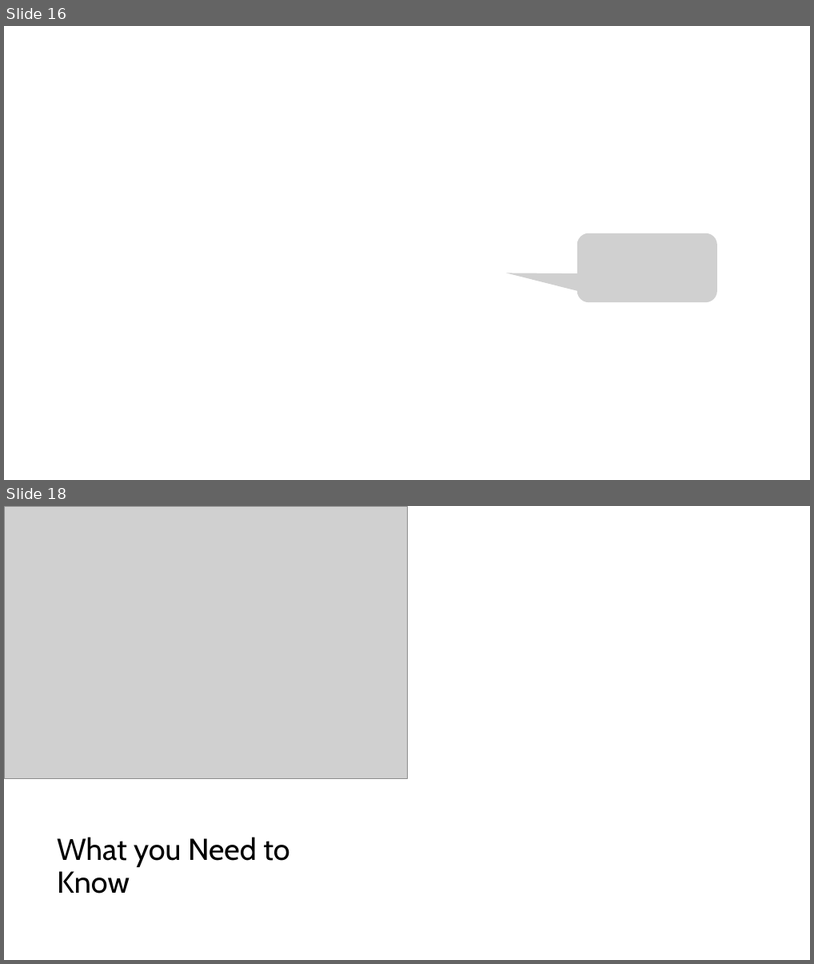
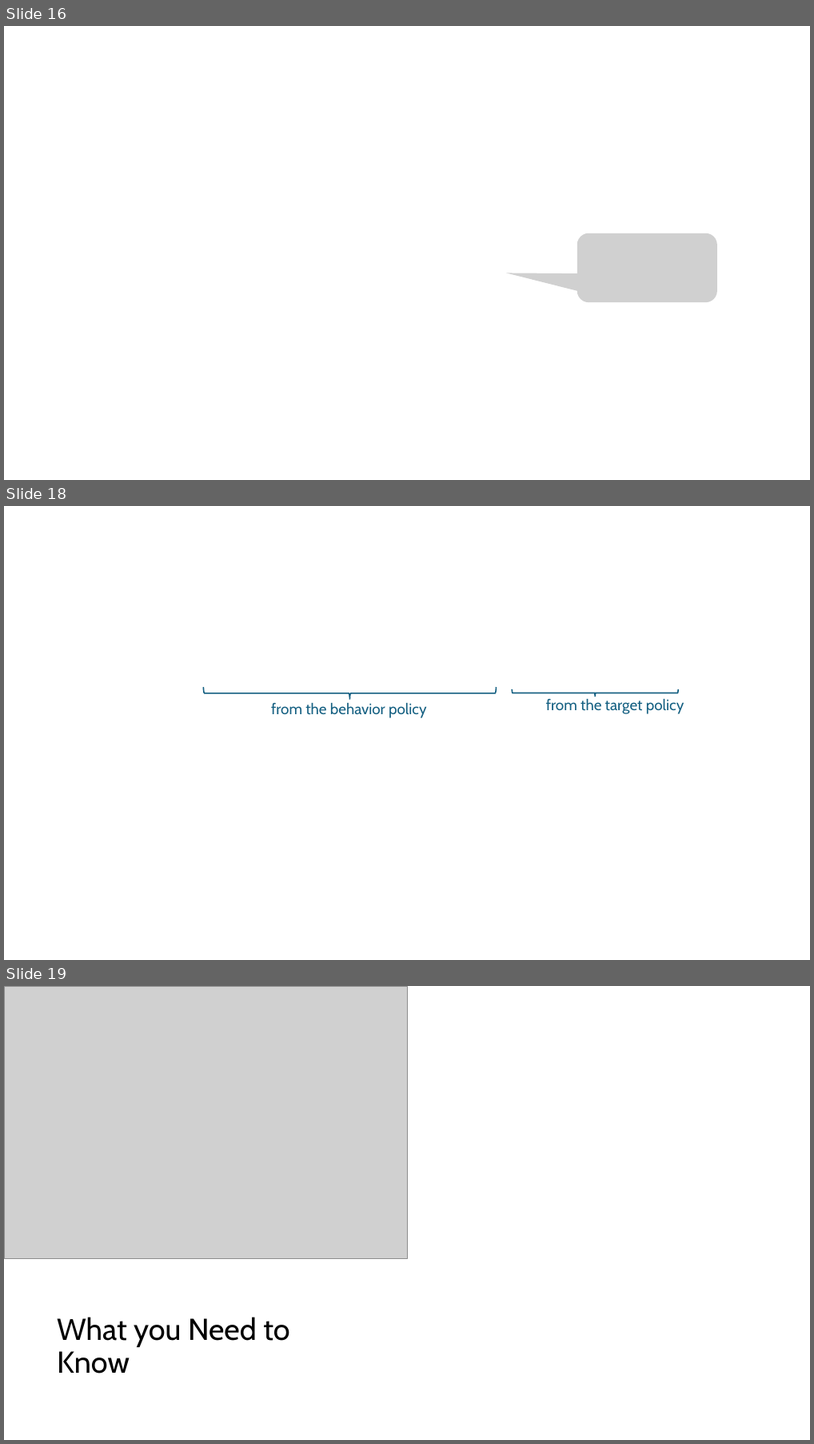
Before and after one commit to mhahsler/Introduction_to_Reinforcement_Learning, a slide deck: slides/Lecture_Chapter07.pptx. Shown one above the other, each under a label of ours: slides 16 and 18 before the commit, slides 16, 18 and 19 after it; the slides between them are not shown. The pictures are 814x964 and 814x1444 pixels, drawn with LibreOffice and Linux fonts; fonts in the diff are those of the drawing; grey boxes stand for pictures. Boxes give left, top, right and bottom in pixels: in the first picture for what was removed or moved away, otherwise in the second. Text is boxed around its words. In the diff, an @@ line names an element or a change of style, - is before the commit and + after.

```diff
--- a/slides/Lecture_Chapter07.pptx
+++ b/slides/Lecture_Chapter07.pptx
@@ slide 18 added at [4, 506, 810, 960], background #FFFFFF @@
@@ group added at [204, 687, 685, 718]: 2 right braces, 2 texts @@
+from the behavior policy
+from the target policy
@@ what was slide 18 is now slide 19 @@
```
Also in this commit, not shown: 1 slide changed, 5 other files.
